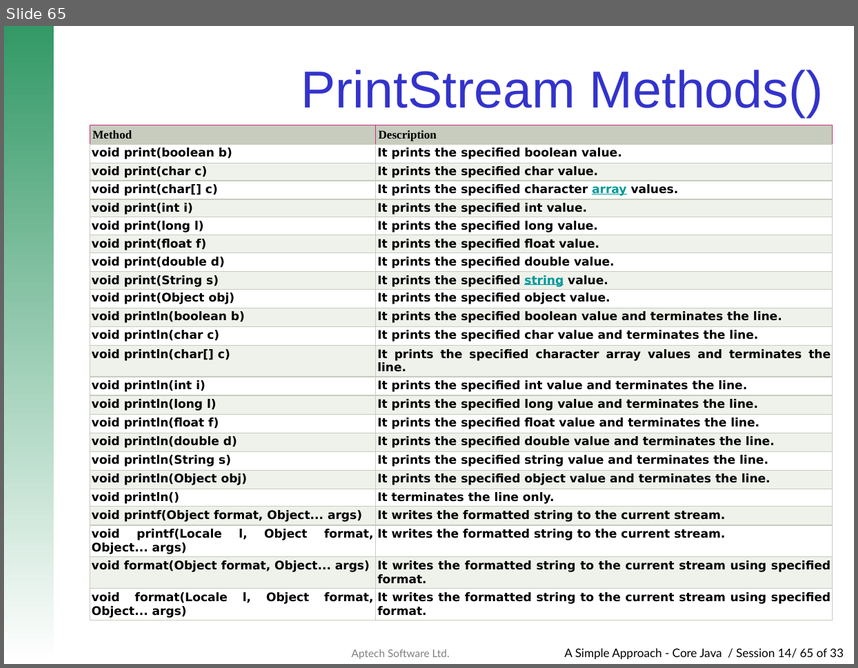
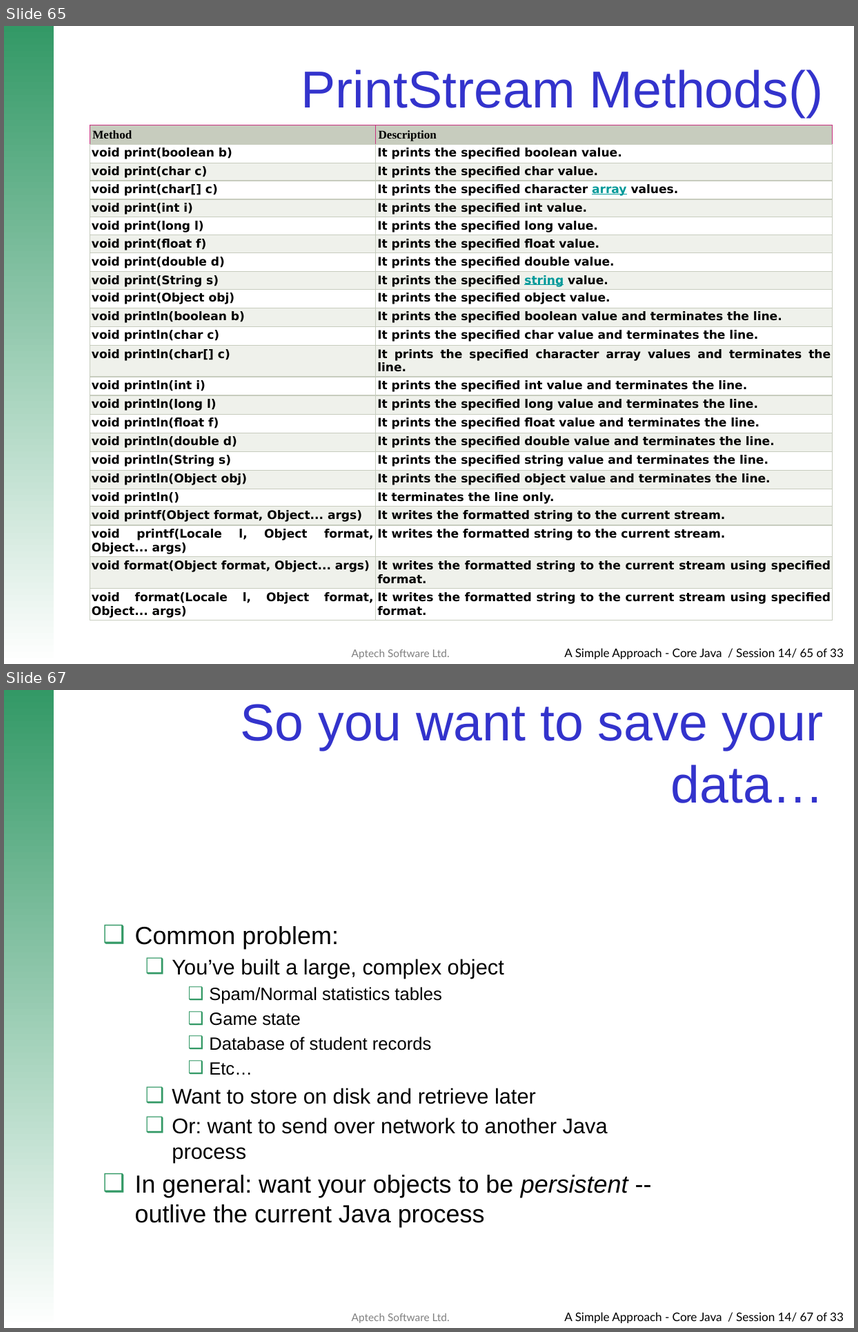
Before and after one commit to GauravC8/KACHRA, a slide deck: JavaWork/src/slides/IOPackage.pptx. Shown one above the other, each under a label of ours: slide 65 before the commit, slides 65 and 67 after it; the slides between them are not shown. The pictures are 858x668 and 858x1332 pixels, drawn with LibreOffice and Linux fonts; fonts in the diff are those of the drawing; background and template pictures are left out. Boxes give left, top, right and bottom in pixels: in the first picture for what was removed or moved away, otherwise in the second. Text is boxed around its words. In the diff, an @@ line names an element or a change of style, - is before the commit and + after.

```diff
--- a/JavaWork/src/slides/IOPackage.pptx
+++ b/JavaWork/src/slides/IOPackage.pptx
@@ slide 67 added at [4, 690, 854, 1328], background #FFFFFF; not listed: 3 template elements that a slide beside it also shows @@
@@ title added at [241, 704, 824, 803], 44 pt, text #3333CC @@
+So you want to save your data…
@@ text added at [135, 926, 628, 1227], 18 pt, text #000000 @@
+❑ Common problem:
+  ❑ You’ve built a large, complex object
+    ❑ Spam/Normal statistics tables
+    ❑ Game state
+    ❑ Database of student records
+    ❑ Etc…
+  ❑ Want to store on disk and retrieve later
+  ❑ Or: want to send over network to another Java process
+❑ In general: want your objects to be persistent -- outlive the current Java process
```
Also in this commit, not shown: 17 other slides added, 4 other files.
